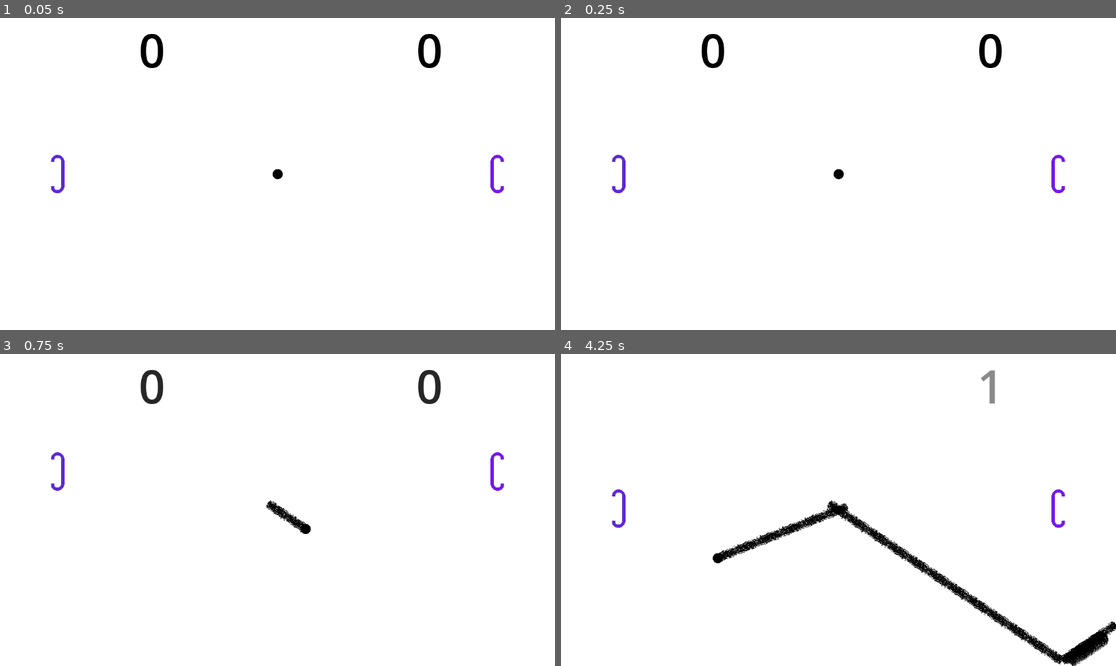
Above: before the commit, frames 1-4 (two rows, left to right).
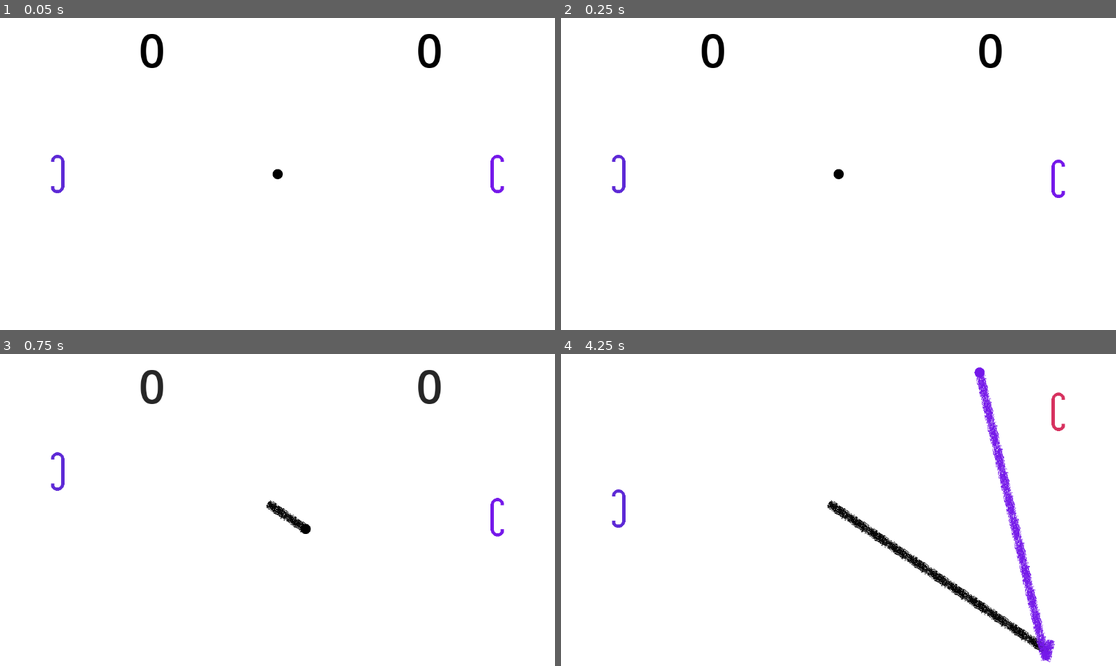
Above: after the commit, the same moments.

Repository: msfrazier/Chromavolley
Game: Godot game, scene res://Scenes/main.tscn
Same seed, same stepped clock (60 frames per second), same inputs: the game is played once before the commit and once after it.
Inputs:
- Up to frame 1 (0.05 s): no input
- Up to frame 2 (0.25 s): no input
- Up to frame 3 (0.75 s): hold W (up) from 0.53 s (still down)
- Up to frame 4 (4.25 s): release W (up) at 1.28 s; hold S (down) 1.28-2.03 s; hold W (up) 2.03-3.53 s; hold S (down) from 3.53 s (still down); tap Space (pause, bound only after the commit) at 4.15 s

Frame 1 is identical in both runs. In frame 2, 0.1% of the frame differs, in the area x 88-91%, y 43-58%; in frame 3, 0.2%; in frame 4, 3.3%, in the area x 27-100%, y 4-100%.
Error after the commit: Invalid access of index '1' on a base object of type: 'PackedVector2Array'. (res://Scenes/opponent.gd:52)

Commit message:
rudimentary opponent ai, have better idea for later

Diff:
--- a/Scenes/ball.tscn
+++ b/Scenes/ball.tscn
@@ -52,10 +52,11 @@
 	speed += 20
 	$Sprite2D.self_modulate = color
 	velocity = velocity.bounce(normal)
+
 "
 
 [sub_resource type="CircleShape2D" id="CircleShape2D_6trme"]
-radius = 101.0
+radius = 115.863
 
 [node name="ball" type="Area2D"]
 script = SubResource("GDScript_l3d5q")
--- a/Scenes/main.gd
+++ b/Scenes/main.gd
@@ -11,6 +11,9 @@
 var trail
 var ball_instance
 # Called when the node enters the scene tree for the first time.
+
+signal send_opponent_info(ball_position, ball_speed)
+
 func _ready():
 	player_score = 0
 	opponent_score = 0
@@ -36,13 +39,11 @@
 		player_score_label.modulate.a -= 0.01
 		opponent_score_label.modulate.a -= 0.01
 	if ball_instance != null and ball_instance.velocity.length()>0:
-		#print($ball.global_position)
-		#paint_layer.draw_texture(
-			#paint_trail_1,
-			#$ball.position,
-			#Color(0,0,0)
-			#)
 		trail.add_point(ball_instance.position)
+
+	#if Input.is_action_just_pressed("pause"):
+		#get_tree().paused = !get_tree().paused
+
 
 	pass
 
@@ -88,8 +89,6 @@
 
 	ball_instance = ball
 
-	print(get_children())
-
 	$start_timer.start()
 
 
@@ -114,3 +113,8 @@
 	create_new_trail()
 	trail.default_color = color
 	pass # Replace with function body.
+
+
+func _on_opponent_timer_timeout():
+	send_opponent_info.emit(round(ball_instance.position.y),ball_instance.speed)
+	pass # Replace with function body.
--- a/Scenes/main.tscn
+++ b/Scenes/main.tscn
@@ -42,11 +42,6 @@
 position = Vector2(576, 324)
 scale = Vector2(0.105, 0.105)
 
-[node name="start_timer" type="Timer" parent="."]
-wait_time = 0.5
-one_shot = true
-autostart = true
-
 [node name="player_score" type="Label" parent="."]
 top_level = true
 z_index = 1
@@ -75,11 +70,22 @@
 [node name="trail_timer" type="Timer" parent="."]
 wait_time = 0.01
 
+[node name="start_timer" type="Timer" parent="."]
+wait_time = 0.5
+one_shot = true
+autostart = true
+
+[node name="opponent_timer" type="Timer" parent="."]
+wait_time = 0.044
+autostart = true
+
+[connection signal="send_opponent_info" from="." to="opponent" method="_on_main_send_opponent_info"]
 [connection signal="hit" from="paddle" to="." method="_on_paddle_hit"]
 [connection signal="hit" from="paddle" to="ball" method="_on_paddle_hit"]
 [connection signal="hit" from="opponent" to="." method="_on_opponent_hit"]
 [connection signal="hit" from="opponent" to="ball" method="_on_paddle_hit"]
 [connection signal="scored" from="ball" to="." method="_on_ball_scored"]
+[connection signal="timeout" from="trail_timer" to="." method="_on_trail_timer_timeout"]
 [connection signal="timeout" from="start_timer" to="." method="_on_start_timer_timeout"]
 [connection signal="timeout" from="start_timer" to="ball" method="_on_start_timer_timeout"]
-[connection signal="timeout" from="trail_timer" to="." method="_on_trail_timer_timeout"]
+[connection signal="timeout" from="opponent_timer" to="." method="_on_opponent_timer_timeout"]
--- a/Scenes/opponent.gd
+++ b/Scenes/opponent.gd
@@ -1,11 +1,15 @@
-extends Area2D
+extends CharacterBody2D
 
 
-@export var speed = 400
+@export var speed =400
 var screen_size
 var col_height
 var sprite_size
 var color
+var future_location
+var desired_location
+var position_range
+
 
 signal hit(color,normal)
 # Called when the node enters the scene tree for the first time.
@@ -14,26 +18,29 @@
 	col_height = $opponent_col.shape.height/2
 	sprite_size = self.scale.y
 	color = Color(randf(),randf(),randf())
+	future_location = 324
+	desired_location = 324
+	position_range = range(0,screen_size.y)
 	$Sprite2D.self_modulate=color
 # Called every frame. 'delta' is the elapsed time since the previous frame.
 func _process(delta):
-	var velocity = Vector2.ZERO
-	if Input.is_action_pressed("down"):
+
+	pass
+
+func _physics_process(delta):
+
+	if position.y > desired_location+(speed/10):
+		velocity.y -= 1
+	elif position.y < desired_location-(speed/10):
 		velocity.y += 1
-	elif Input.is_action_pressed("up"):
-		velocity.y -= 1
+	else:
+		velocity = Vector2.ZERO
 
 	if velocity.length() > 0:
 		velocity = velocity.normalized() * speed
 
-	position += velocity * delta
 	position = position.clamp(Vector2(0,col_height*sprite_size), Vector2(screen_size.x,(screen_size.y-(col_height*sprite_size))))
-
-
-func _on_area_entered(area):
-
-	pass # Replace with function body.
-
+	move_and_slide()
 
 func _on_area_shape_entered(area_rid, area, area_shape_index, local_shape_index):
 	var ball_shape = area.shape_owner_get_owner(area.shape_find_owner(area_shape_index))
@@ -48,3 +55,20 @@
 	color = Color(randf(),randf(),randf())
 	$Sprite2D.self_modulate=color
 	pass # Replace with function body.
+
+
+func _on_main_send_opponent_info(ball_position, ball_speed):
+	future_location = round(ball_position)
+	if position_range.has(future_location):
+		pass
+	else:
+		position_range = range(
+			round(future_location-(col_height*sprite_size)),
+			round(future_location+(col_height*sprite_size))
+			)
+		desired_location = position_range.pick_random()
+
+	speed = ball_speed
+
+	#print(round(future_location-(col_height*sprite_size)))
+	#print(round(future_location+(col_height*sprite_size)))
--- a/Scenes/opponent.tscn
+++ b/Scenes/opponent.tscn
@@ -7,7 +7,7 @@
 radius = 186.0
 height = 1026.0
 
-[node name="opponent" type="Area2D"]
+[node name="opponent" type="CharacterBody2D"]
 script = ExtResource("1_w6uu6")
 
 [node name="Sprite2D" type="Sprite2D" parent="."]
@@ -17,5 +17,9 @@
 [node name="opponent_col" type="CollisionShape2D" parent="."]
 shape = SubResource("CapsuleShape2D_3uagd")
 
-[connection signal="area_entered" from="." to="." method="_on_area_entered"]
-[connection signal="area_shape_entered" from="." to="." method="_on_area_shape_entered"]
+[node name="Area2D" type="Area2D" parent="."]
+
+[node name="opponent_col2" type="CollisionShape2D" parent="Area2D"]
+shape = SubResource("CapsuleShape2D_3uagd")
+
+[connection signal="area_shape_entered" from="Area2D" to="." method="_on_area_shape_entered"]
--- a/project.godot
+++ b/project.godot
@@ -41,3 +41,8 @@
 , Object(InputEventKey,"resource_local_to_scene":false,"resource_name":"","device":-1,"window_id":0,"alt_pressed":false,"shift_pressed":false,"ctrl_pressed":false,"meta_pressed":false,"pressed":false,"keycode":0,"physical_keycode":4194321,"key_label":0,"unicode":0,"echo":false,"script":null)
 ]
 }
+pause={
+"deadzone": 0.5,
+"events": [Object(InputEventKey,"resource_local_to_scene":false,"resource_name":"","device":-1,"window_id":0,"alt_pressed":false,"shift_pressed":false,"ctrl_pressed":false,"meta_pressed":false,"pressed":false,"keycode":0,"physical_keycode":32,"key_label":0,"unicode":32,"echo":false,"script":null)
+]
+}
